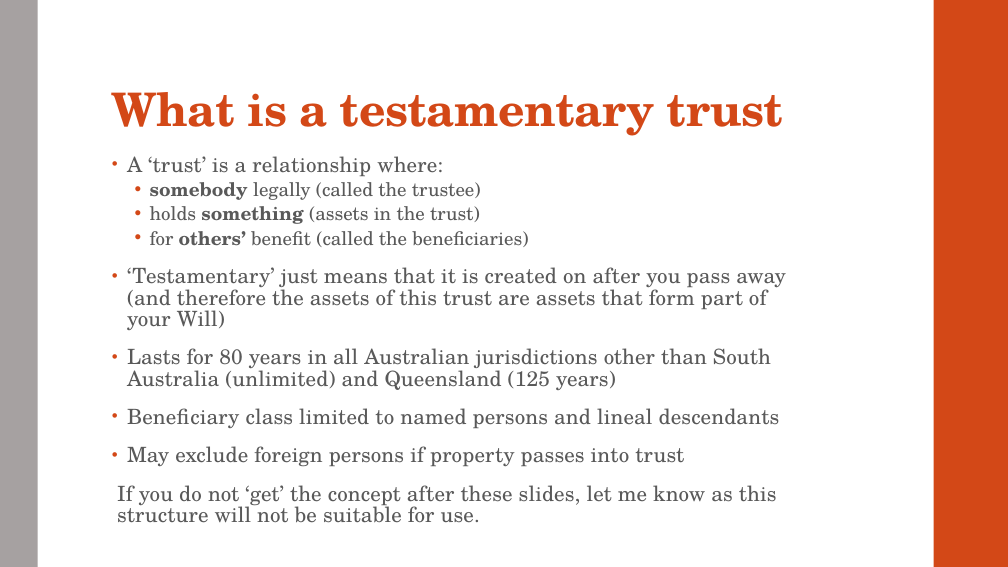
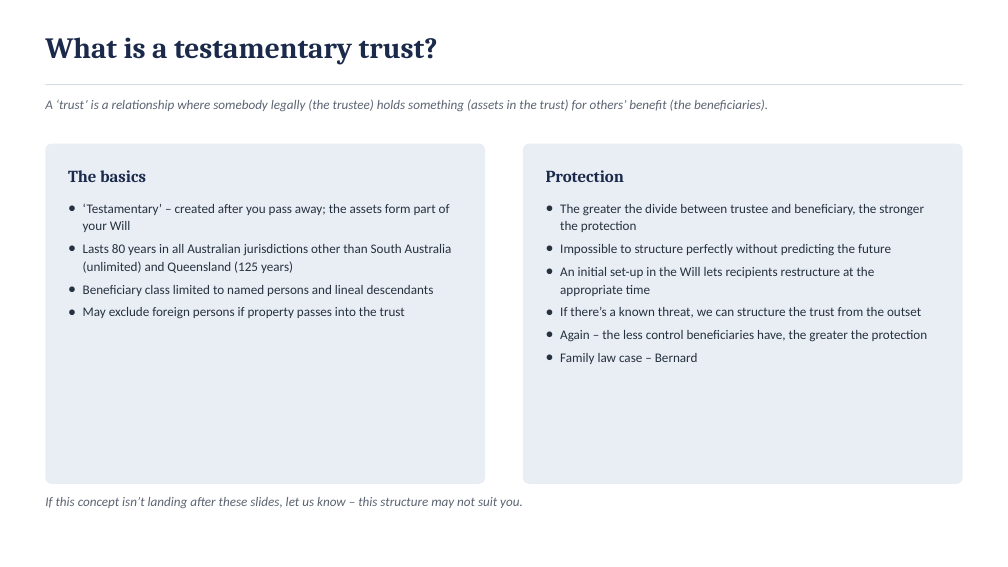
Before and after one commit to dariuschats/dariuschats.github.io, a slide deck: slide 19 of downloadables/other/Estate planning/Estate Planning Meeting Slides.pptx (slide 33 before the commit). Drawn at 1008x567 pixels with LibreOffice and Linux fonts; fonts in the diff are those of the drawing. Boxes give left, top, right and bottom in pixels: in the first picture for what was removed or moved away, otherwise in the second. Text is boxed around its words. In the diff, an @@ line names an element or a change of style, - is before the commit and + after.

```diff
--- a/downloadables/other/Estate planning/Estate Planning Meeting Slides.pptx
+++ b/downloadables/other/Estate planning/Estate Planning Meeting Slides.pptx
@@ rectangle removed at <box>0,0,38,567</box> @@
@@ text "What is a testamentary trust?" at <box>45,37,438,65</box>: vertical alignment bottom to top @@
@@ rectangle removed at <box>934,0,1008,567</box> @@
@@ text at <box>45,37,438,65</box>: text changed; size 44 to 28 pt; font TeX Gyre Schola to Cambria; text colour #D34817 to #1B2A4A @@
-What is a testamentary trust
+What is a testamentary trust?
@@ line added from (45, 85) to (963, 85), #D7DEEA 1 pt @@
@@ text added at <box>45,99,768,111</box>, 12.5 pt, text #5B6472, italic @@
+A ‘trust’ is a relationship where somebody legally (the trustee) holds something (assets in the trust) for others’ benefit (the beneficiaries).
@@ rounded rectangle added at <box>45,144,485,484</box>, fill #E9EDF4 @@
@@ rounded rectangle added at <box>523,144,963,484</box>, fill #E9EDF4 @@
@@ text added at <box>68,170,146,182</box>, 16 pt, text #1B2A4A, bold @@
+The basics
@@ text removed at <box>117,156,785,523</box> @@
-• A ‘trust’ is a relationship where:
-  • somebody legally (called the trustee)
-  • holds something (assets in the trust)
-  • for others’ benefit (called the beneficiaries)
-• ‘Testamentary’ just means that it is created on after you pass away (and therefore the assets of this trust are assets that form part of your Will)
-• Lasts for 80 years in all Australian jurisdictions other than South Australia (unlimited) and Queensland (125 years)
-• Beneficiary class limited to named persons and lineal descendants
-• May exclude foreign persons if property passes into trust
-If you do not ‘get’ the concept after these slides, let me know as this structure will not be suitable for use.
@@ text added at <box>546,170,624,182</box>, 16 pt, text #1B2A4A, bold @@
+Protection
@@ text added at <box>83,203,452,319</box>, 12.5 pt, text #26313F @@
+● ‘Testamentary’ – created after you pass away; the assets form part of your Will
+● Lasts 80 years in all Australian jurisdictions other than South Australia (unlimited) and Queensland (125 years)
+● Beneficiary class limited to named persons and lineal descendants
+● May exclude foreign persons if property passes into the trust
@@ text added at <box>560,204,928,364</box>, 12.5 pt, text #26313F @@
+● The greater the divide between trustee and beneficiary, the stronger the protection
+● Impossible to structure perfectly without predicting the future
+● An initial set-up in the Will lets recipients restructure at the appropriate time
+● If there’s a known threat, we can structure the trust from the outset
+● Again – the less control beneficiaries have, the greater the protection
+● Family law case – Bernard
@@ text added at <box>45,497,523,508</box>, 12.5 pt, text #5B6472, italic @@
+If this concept isn’t landing after these slides, let us know – this structure may not suit you.
```
Also in this commit, not shown: 29 other slides changed, 5 slides added, 27 slides removed, 1 other file.
